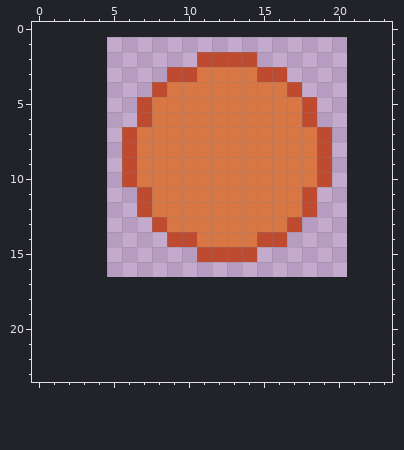
File history of a pixel-art file, assets/ball.aseprite. Above is the file before it was changed.
16x16 pixels, 1 frame. The old version is drawn lined up with the new one, on the new canvas.
Once edited:
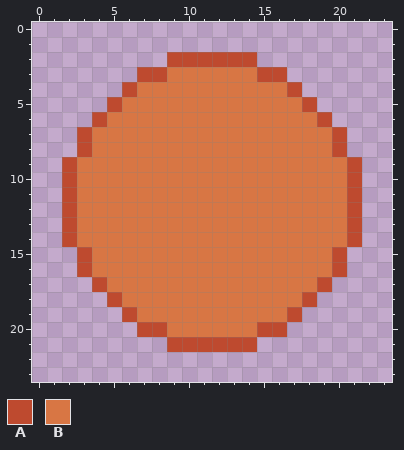
Palette (. is transparent): A #be4a2f  B #d87644
What changed:
canvas 16x16 -> 24x24, the old top-left corner now at 5,1
Colour A now appears in row 2 at x 9 to 10; in row 3 at x 7 to 8; in row 4 at x 6; in row 5 at x 5; in row 6 at x 4 and 19; in rows 7 to 8 at x 3 and 20.
Colour A now appears in rows 9 to 14 at x 2 and 21; in rows 15 to 16 at x 3 and 20; in row 17 at x 4 and 19; in row 18 at x 5 and 18; in row 19 at x 6 and 17; in row 20 at x 7 to 8 and 15 to 16.
Colour A now appears in row 21 at x 9 to 14.
Colour B now appears in row 4 at x 7; in row 5 at x 6; in row 6 at x 5 to 6; in rows 7 to 8 at x 4 to 5; in rows 9 to 10 at x 3 to 5 and 20; in rows 11 to 12 at x 3 to 6 and 19 to 20.
Colour B now appears in row 13 at x 3 to 7 and 18 to 20; in row 14 at x 3 to 8 and 17 to 20; in row 15 at x 4 to 10 and 15 to 19; in row 16 at x 4 to 19; in row 17 at x 5 to 18; in row 18 at x 6 to 17.
Colour B now appears in row 19 at x 7 to 16; in row 20 at x 9 to 14.
The author changed colour A to colour B in row 3 at x 9 to 10; in row 4 at x 8; in row 5 at x 7; in row 6 at x 7 and 18; in rows 7 to 10 at x 6 and 19; in rows 11 to 12 at x 7 and 18.
The author changed colour A to colour B in row 13 at x 8 and 17; in row 14 at x 9 to 10 and 15 to 16; in row 15 at x 11 to 14.
Boxes around the changes in both pictures, in picture pixels (x1, y1, x2, y2):
changed: (62, 52, 362, 352)
